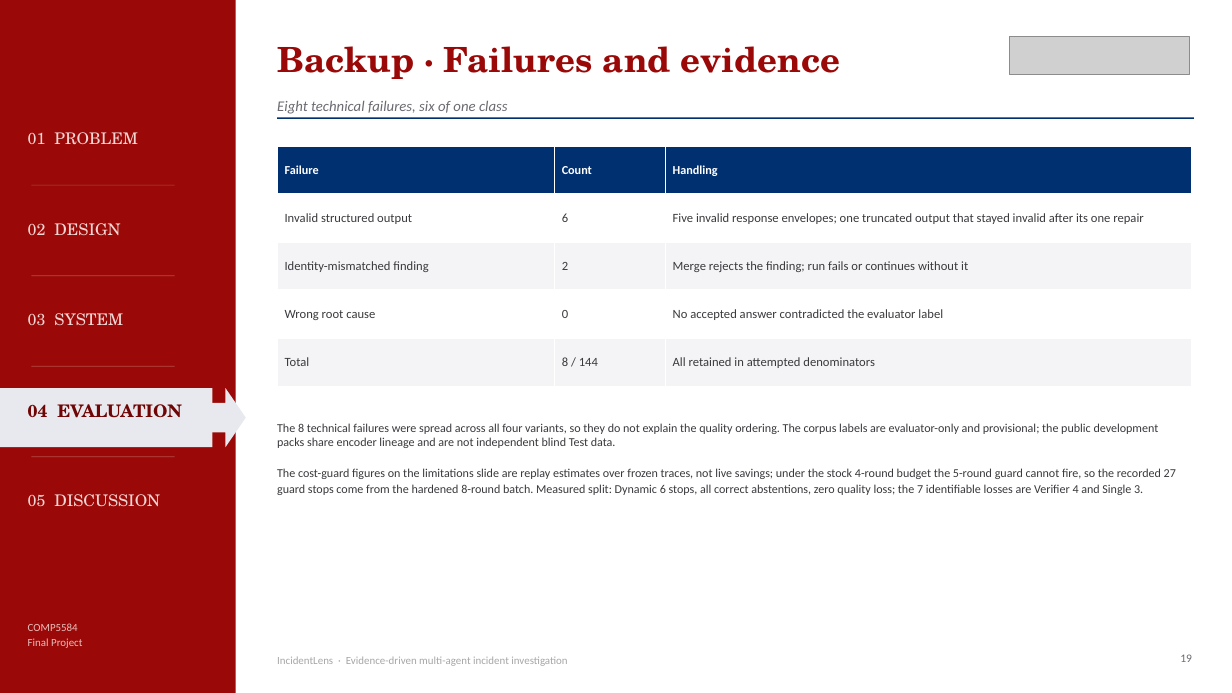
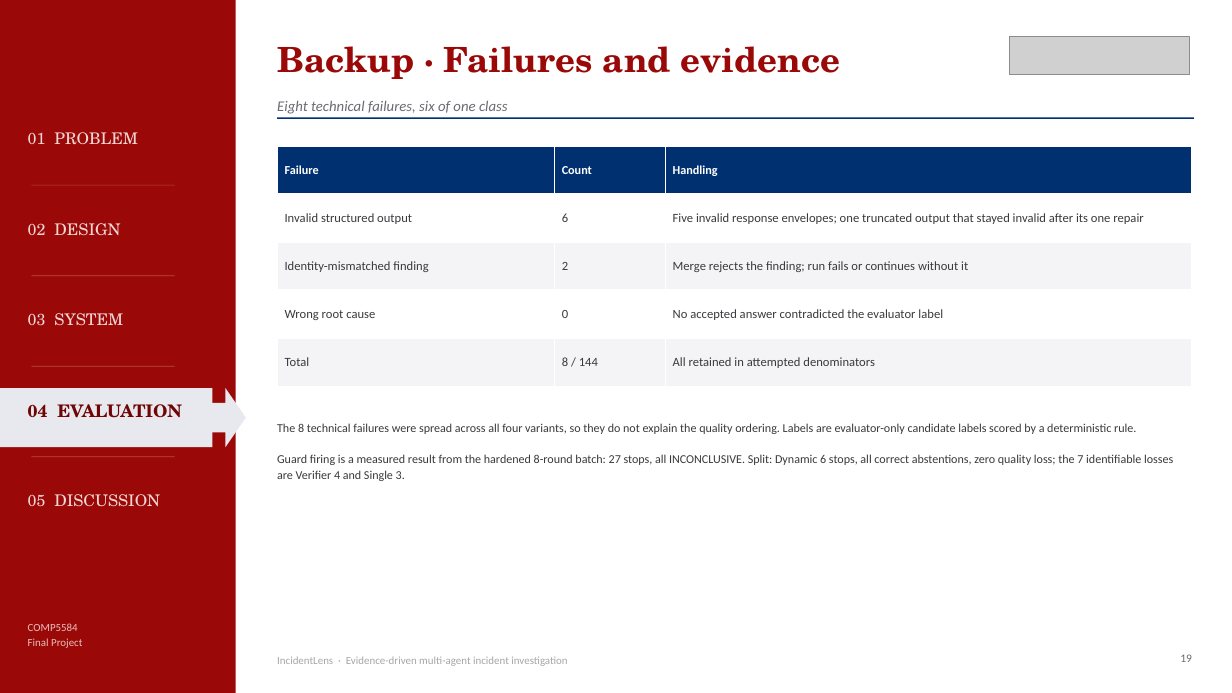
Before and after one commit to celvelzel/IncidentLens, a slide deck: slide 19 of presentation/IncidentLens_Deck.pptx. Drawn at 1232x693 pixels with LibreOffice and Linux fonts; fonts in the diff are those of the drawing; grey boxes stand for pictures. Boxes give left, top, right and bottom in pixels: in the first picture for what was removed or moved away, otherwise in the second. Text is boxed around its words. In the diff, an @@ line names an element or a change of style, - is before the commit and + after.

```diff
--- a/presentation/IncidentLens_Deck.pptx
+++ b/presentation/IncidentLens_Deck.pptx
@@ text at bbox=[277, 423, 1173, 481]: text changed @@
-The 8 technical failures were spread across all four variants, so they do not explain the quality ordering. The corpus labels are evaluator-only and provisional; the public development packs share encoder lineage and are not independent blind Test data.
-The cost-guard figures on the limitations slide are replay estimates over frozen traces, not live savings; under the stock 4-round budget the 5-round guard cannot fire, so the recorded 27 guard stops come from the hardened 8-round batch. Measured split: Dynamic 6 stops, all correct abstentions, zero quality loss; the 7 identifiable losses are Verifier 4 and Single 3.
+The 8 technical failures were spread across all four variants, so they do not explain the quality ordering. Labels are evaluator-only candidate labels scored by a deterministic rule.
+Guard firing is a measured result from the hardened 8-round batch: 27 stops, all INCONCLUSIVE. Split: Dynamic 6 stops, all correct abstentions, zero quality loss; the 7 identifiable losses are Verifier 4 and Single 3.
```
Also in this commit, not shown: 4 other slides changed, 29 other files.
